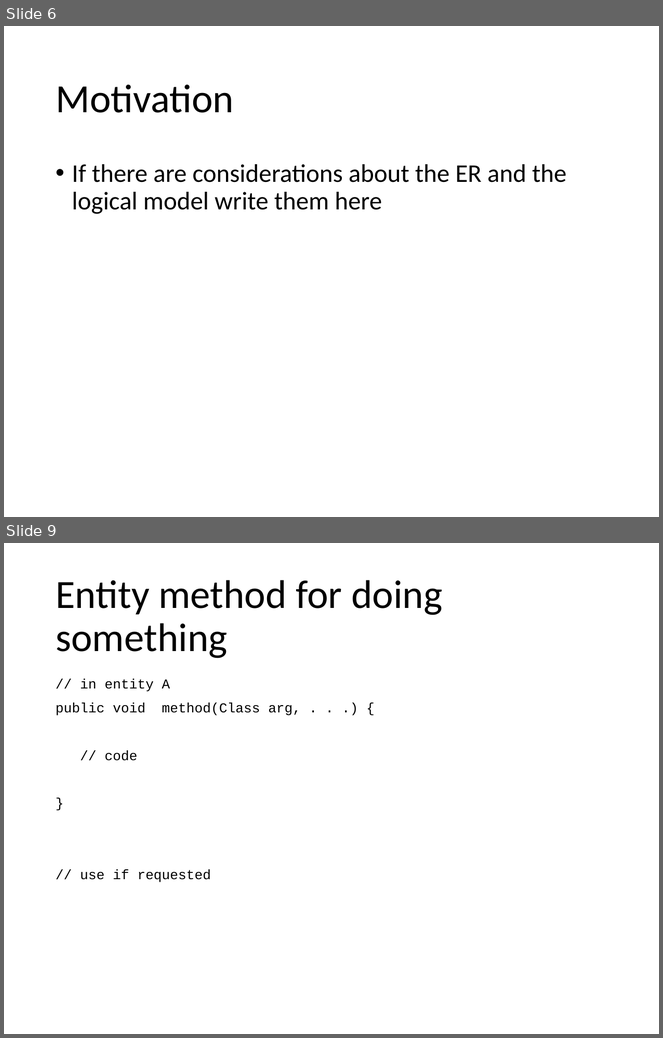
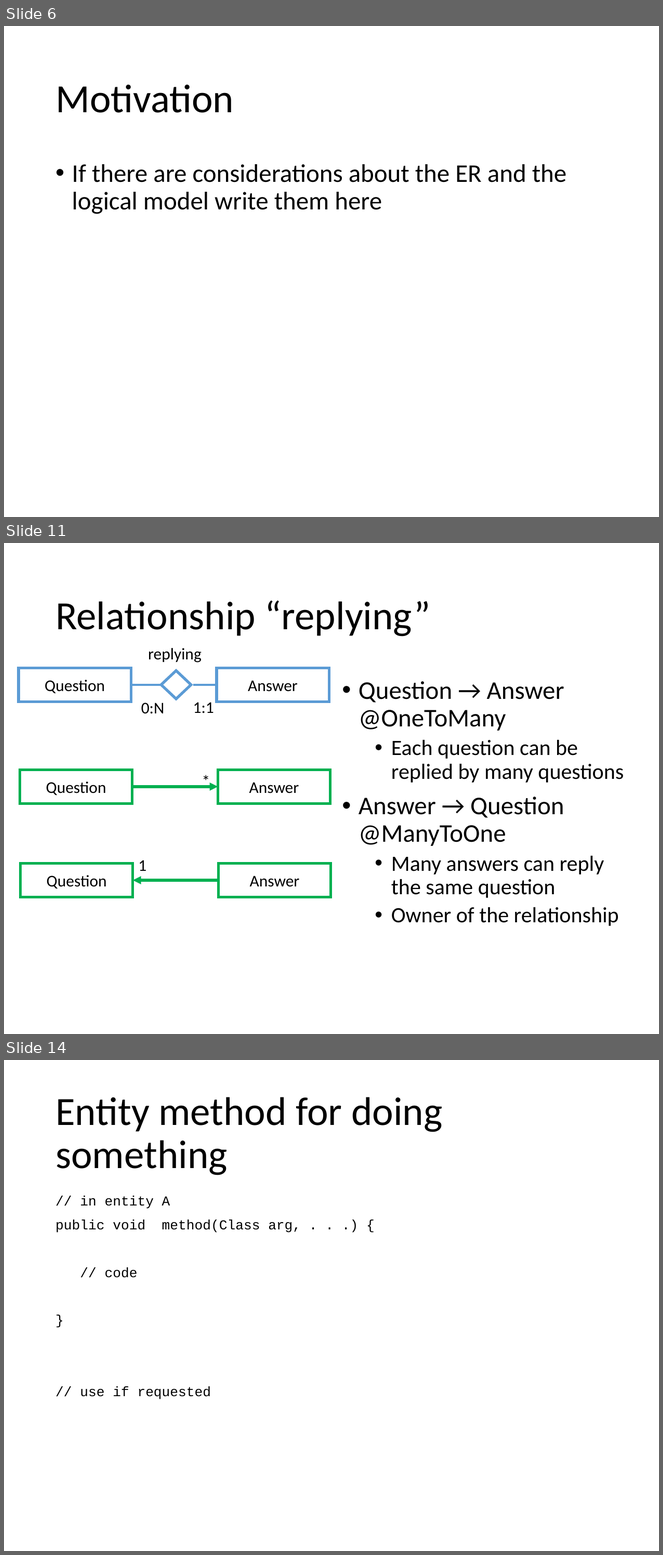
Before and after one commit to Danielededo/Gamified-marketing-application-DB2, a slide deck: Documentation/Presentation.pptx. Shown one above the other, each under a label of ours: slides 6 and 9 before the commit, slides 6, 11 and 14 after it; the slides between them are not shown. The pictures are 663x1038 and 663x1555 pixels, drawn with LibreOffice and Linux fonts; fonts in the diff are those of the drawing. Boxes give left, top, right and bottom in pixels: in the first picture for what was removed or moved away, otherwise in the second. Text is boxed around its words. In the diff, an @@ line names an element or a change of style, - is before the commit and + after.

```diff
--- a/Documentation/Presentation.pptx
+++ b/Documentation/Presentation.pptx
@@ slide 11 added at <box>4,543,659,1034</box>, background #FFFFFF @@
@@ title added at <box>55,600,431,637</box>, 44 pt, text #000000 @@
+Relationship “replying”
@@ text added at <box>148,648,202,663</box>, 18 pt, text #000000 @@
+replying
@@ rectangle added at <box>19,668,131,702</box>, fill #FFFFFF, outline #5B9BD5 3 pt, 18 pt, text #000000 @@
+Question
@@ diamond added at <box>161,671,191,700</box>, fill #FFFFFF, outline #5B9BD5 3 pt @@
@@ rectangle added at <box>217,668,330,702</box>, fill #FFFFFF, outline #5B9BD5 3 pt, 18 pt, text #000000 @@
+Answer
@@ text added at <box>359,681,624,926</box>, 24 pt, text #000000 @@
+• Question → Answer @OneToMany
+  • Each question can be replied by many questions
+• Answer → Question @ManyToOne
+  • Many answers can reply the same question
+  • Owner of the relationship
@@ line added from (161, 685) to (131, 685), #5B9BD5 2.25 pt @@
@@ line added from (217, 685) to (193, 685), #5B9BD5 2.25 pt @@
@@ text added at <box>141,703,165,714</box>, 18 pt, text #000000 @@
+0:N
@@ text added at <box>193,702,214,714</box>, 18 pt, text #000000 @@
+1:1
@@ rectangle added at <box>20,770,132,804</box>, outline #00B050 3 pt, 18 pt, text #000000 @@
+Question
@@ text added at <box>195,768,217,794</box>, 18 pt, text #000000 @@
+*
@@ rectangle added at <box>218,770,331,804</box>, outline #00B050 3 pt, 18 pt, text #000000 @@
+Answer
@@ arrow added from (132, 787) to (218, 787), #00B050 3 pt @@
@@ rectangle added at <box>21,863,133,898</box>, outline #00B050 3 pt, 18 pt, text #000000 @@
+Question
@@ text added at <box>138,860,146,871</box>, 18 pt, text #000000 @@
+1
@@ rectangle added at <box>218,863,331,898</box>, outline #00B050 3 pt, 18 pt, text #000000 @@
+Answer
@@ arrow added from (218, 880) to (133, 880), #00B050 3 pt @@
@@ what was slide 9 is now slide 14 @@
```
Also in this commit, not shown: 2 slides changed, 4 other slides added.
